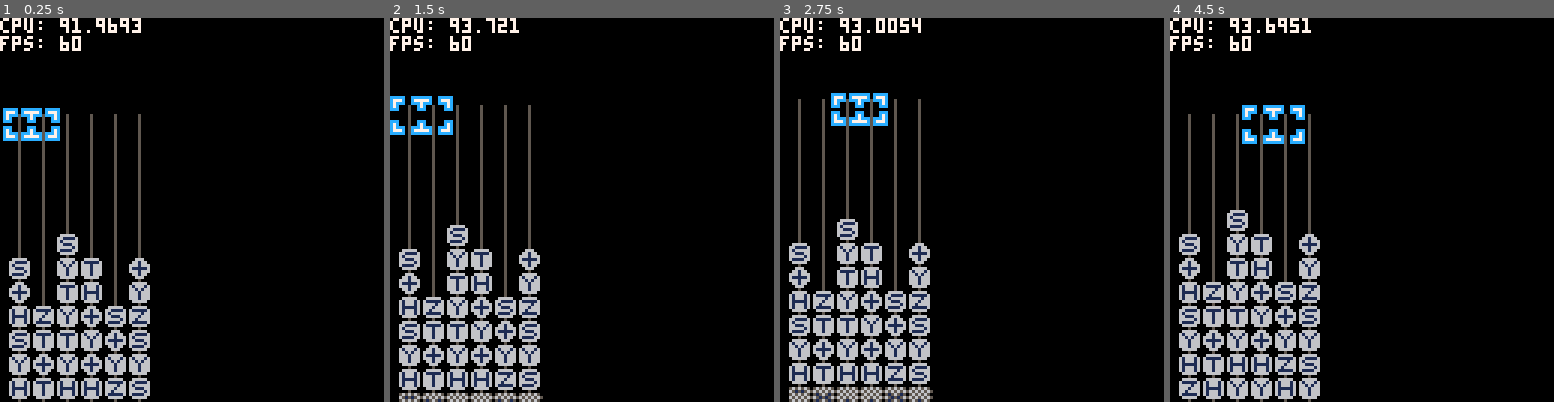
Above: before the commit, frames 1-4 (left to right).
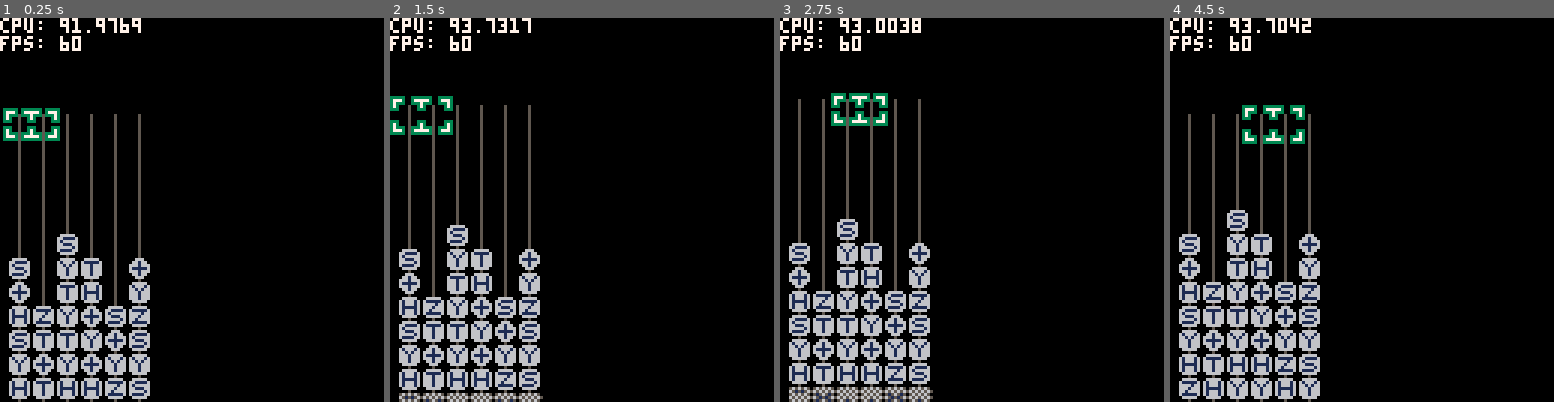
Above: after the commit, the same moments.

Repository: qniapp/quantattack
Game: PICO-8 cartridge qitaev.p8
Same seed, same stepped clock (60 frames per second), same inputs: the game is played once before the commit and once after it.
Inputs:
- Up to frame 1 (0.25 s): no input
- Up to frame 2 (1.5 s): tap X (X key) at 0.33, 1.07 s; tap O (Z key) at 0.7 s
- Up to frame 3 (2.75 s): hold Right 1.6-2.1 s; tap O (Z key) at 1.7, 2.1, 2.5 s; tap X (X key) at 1.85 s; hold Up 2.15-2.42 s; hold Right from 2.47 s (still down)
- Up to frame 4 (4.5 s): tap O (Z key) every 0.4 s from 2.9 to 4.1 s; tap X (X key) at 2.97, 4.08 s; release Right at 3.03 s; hold Left 3.08-3.58 s; hold Down 3.63-3.97 s; hold Right from 4.02 s (still down)

The runs differ from the first frame. In frame 1, 0.8% of the frame differs, in the area x 0-36%, y 0-33%; in frame 2, 0.7%; in frame 3, 0.7%; in frame 4, 0.8%, in the area x 18-37%, y 0-33%.

Commit message:
リファクタリング

Diff:
--- a/qitaev.p8
+++ b/qitaev.p8
@@ -1096,20 +1096,22 @@
     ["middle"] = 67
   },
 
+  _color = colors.dark_green,
+
   new = function(self, x, y, board)
     local c = {
       init = function(self, x, y, board)
         self.x = x
         self.y = y
         self.board = board
-        self._color = colors.dark_green
         self._tick = 0
+        self.warn = false
         self:_change_state("idle")
       end,
 
       move_left = function(self)
         if self.x == 1 then
-          self:flash()
+          self.warn = true
         else
           self.x -= 1
         end
@@ -1117,7 +1119,7 @@
 
       move_right = function(self)
         if self.x == board.cols - 1 then
-          self:flash()
+          self.warn = true
         else
           self.x += 1
         end
@@ -1125,7 +1127,7 @@
 
       move_up = function(self)
         if self.y == 1 then
-          self:flash()
+          self.warn = true
         else
           self.y -= 1
         end
@@ -1133,14 +1135,10 @@
 
       move_down = function(self)
         if self.y == board.rows then
-          self:flash()
+          self.warn = true
         else
           self.y += 1
         end
-      end,
-
-      flash = function(self)
-        self:_change_state("flash")
       end,
 
       update = function(self)
@@ -1200,8 +1198,8 @@
           ybm -= 1
         end
 
-        if self:is_flash() then
-          pal(self._color, colors.red)
+        if self.warn then
+          pal(player_cursor._color, colors.red)
         end
 
         spr(player_cursor._sprites.corner, xtl, ytl - raised_dots)
@@ -1211,17 +1209,13 @@
         spr(player_cursor._sprites.middle, xtm, ytm - raised_dots)
         spr(player_cursor._sprites.middle, xbm, ybm - raised_dots, 1, 1, false, true)
 
-        pal(self._color, self._color)
+        pal(player_cursor._color, player_cursor._color)
       end,
 
       is_idle = function(self)
         return self._state == "idle"
       end,
 
-      is_flash = function(self)
-        return self._state == "flash"
-      end,
-
       is_shrunk = function(self)
         return self._state == "shrunk"
       end,
@@ -1230,13 +1224,13 @@
 
       _change_state = function(self, new_state)
         assert(new_state)
-        assert(new_state == "idle" or new_state == "shrunk" or new_state == "flash")
+        assert(new_state == "idle" or new_state == "shrunk")
 
         if new_state == "idle" then
-          assert(self._state == nil or self:is_shrunk() or self:is_flash())
+          assert(self._state == nil or self:is_shrunk())
         end
         if new_state == "shrunk" then
-          assert(self:is_idle() or self:is_flash())
+          assert(self:is_idle())
         end
 
         self._state = new_state
@@ -1261,6 +1255,7 @@
 
   _sfx = {
     ["move_cursor"] = 0,
+    ["puff"] = 3,
   },
 
   init = function(self)
@@ -1268,15 +1263,14 @@
     self.board = board:new(32, 3)
     self.player_cursor = player_cursor:new(1, 1, self.board)
     self.tick = 0
-    self.num_raise_gates = 0
+    self.dots_gates_raised = 0
+    self.duration_raise_gates = 30 -- 0.5 seconds
   end,
 
   update = function(self, board)
     if self._state == "solo" then
       self:_handle_button_events()
 
-      self.player_cursor:update()
-
       self.board:reduce()
       self.board:drop_gates()
       self.board:update_gates()
@@ -1284,34 +1278,10 @@
       self:_create_gate_drop_particles()
       self:_create_gate_puff_particles()
 
-      local left_gate = self.board.gate[self.player_cursor.x][self.player_cursor.y]
-      local right_gate = self.board.gate[self.player_cursor.x + 1][self.player_cursor.y]
-      if not self.board:is_swappable(left_gate, right_gate) then
-        self.player_cursor:flash()
-      end
-
-      if self.tick == 30 then
-        if #self.board:gates_in_action() == 0 then
-          self.num_raise_gates += 1
-          self.board:raise_one_dot()
-          if self.num_raise_gates == 8 then
-            if self.board:is_game_over() then
-              self._state = "game over"
-              cursor(74, 50)
-              color(colors.red)
-              print("game over")
-              cursor(57, 58)
-              color(colors.white)
-              print("press ❎ to replay")
-            else
-              self.num_raise_gates = 0
-              self.board:insert_gates_at_bottom()
-              self.player_cursor:move_up()
-            end
-          end
-        end
-        self.tick = 0
-      end
+      self:_maybe_change_cursor_color()
+      self.player_cursor:update()
+
+      self:_maybe_raise_gates()
 
       puff_particle:update()
       dropping_particle:update()
@@ -1350,52 +1320,91 @@
     if btnp(game._button.x) then
       local swapped = self.board:swap(self.player_cursor.x, self.player_cursor.x + 1, self.player_cursor.y)
       if swapped == false then
-        self.player_cursor:flash()
+        self.player_cursor.warn = true
       end
     end
+  end,
+
+  _maybe_change_cursor_color = function(self)
+    local left_gate = self.board.gate[self.player_cursor.x][self.player_cursor.y]
+    local right_gate = self.board.gate[self.player_cursor.x + 1][self.player_cursor.y]
+
+    self.player_cursor.warn = not self.board:is_swappable(left_gate, right_gate)
+  end,
+
+  _maybe_raise_gates = function(self)
+    if self.tick == self.duration_raise_gates then
+      if #self.board:gates_in_action() == 0 then
+        self.dots_gates_raised += 1
+        self.board:raise_one_dot()
+
+        if self.dots_gates_raised == quantum_gate.size then
+          if self.board:is_game_over() then
+            self._state = "game over"
+            cursor(74, 50)
+            color(colors.red)
+            print("game over")
+            cursor(57, 58)
+            color(colors.white)
+            print("press ❎ to replay")
+          else
+            self.dots_gates_raised = 0
+            self.board:insert_gates_at_bottom()
+            self.player_cursor:move_up()
+          end
+        end
+      end
+      self.tick = 0
+    end
+  end,
+
+  _screen_x = function(self, board_x)
+    return self.board.left + (board_x - 1) * quantum_gate.size
+  end,
+
+  _screen_y = function(self, board_y)
+    return self.board.top + (board_y - 1) * quantum_gate.size
   end,
 
   _create_gate_drop_particles = function(self)
     local bottommost_gates = self.board:bottommost_gates_of_fallen_gates()
 
     foreach(bottommost_gates, function(each)
-      -- todo: 座標を計算する関数は _game の中にまとめておく
-      local x = self.board.left + (each.x - 1) * quantum_gate.size
-      local y = self.board.top + (each.y - 1) * quantum_gate.size
-
-      -- todo: rnd(quantum_gate.size) でバラつきを自動的に与える
-      dropping_particle:create(x + 1, y + 7, 0, colors.white)
-      dropping_particle:create(x + 3, y + 7, 0, colors.white)
-      dropping_particle:create(x + 5, y + 7, 0, colors.white)
+      local x = self:_screen_x(each.x)
+      local y = self:_screen_y(each.y)
+
+      -- todo: ちっちゃい煙を出すように変更
+      dropping_particle:create(x + flr(rnd(quantum_gate.size)), y + quantum_gate.size, 0, colors.white)
+      dropping_particle:create(x + flr(rnd(quantum_gate.size)), y + quantum_gate.size, 0, colors.white)
+      dropping_particle:create(x + flr(rnd(quantum_gate.size)), y + quantum_gate.size, 0, colors.white)
     end)
 
     if #bottommost_gates > 0 then
-      -- todo: 定数で名前をつける
+      -- todo: ハなあヒˇぬネ▒せハ…♪ハ웃♪をつける
       sfx(1)
     end
   end,
 
   _create_gate_puff_particles = function(self)
     foreach(self.board:gates_to_puff(), function(each)
-      local px = self.board.left + (each.x - 1) * quantum_gate.size + 3
-      local py = self.board.top + (each.y - 1) * quantum_gate.size + 3
-
-      puff_particle:create(px, py, 3, colors.blue)
-      puff_particle:create(px, py, 3, colors.blue)
-      puff_particle:create(px, py, 2, colors.blue)
-      puff_particle:create(px, py, 2, colors.blue)
-      puff_particle:create(px, py, 2, colors.blue)
-      puff_particle:create(px, py, 2, colors.blue)
-      puff_particle:create(px, py, 2, colors.blue)
-      puff_particle:create(px, py, 2, colors.white)
-      puff_particle:create(px, py, 1, colors.blue)
-      puff_particle:create(px, py, 1, colors.blue)
-      puff_particle:create(px, py, 1, colors.white)
-      puff_particle:create(px, py, 1, colors.white)
-      puff_particle:create(px, py, 0, colors.dark_purple)
-
-      -- todo: 定数で名前をつける
-      sfx(3)
+      local x = self:_screen_x(each.x) + 3
+      local y = self:_screen_y(each.y) + 3
+
+      puff_particle:create(x, y, 3, colors.blue)
+      puff_particle:create(x, y, 3, colors.blue)
+      puff_particle:create(x, y, 2, colors.blue)
+      puff_particle:create(x, y, 2, colors.blue)
+      puff_particle:create(x, y, 2, colors.blue)
+      puff_particle:create(x, y, 2, colors.blue)
+      puff_particle:create(x, y, 2, colors.blue)
+      puff_particle:create(x, y, 2, colors.light_grey)
+      puff_particle:create(x, y, 1, colors.blue)
+      puff_particle:create(x, y, 1, colors.blue)
+      puff_particle:create(x, y, 1, colors.light_grey)
+      puff_particle:create(x, y, 1, colors.light_grey)
+      puff_particle:create(x, y, 0, colors.dark_purple)
+
+      sfx(self._sfx.puff)
     end)
   end,
 
@@ -1465,11 +1474,11 @@
 00000000000000000000000000000000000000000000000000000000000000000000000000000000000000000000000000000000000000000000000000000000
 50505050000500000000000000000000000000000000000000000000000000000000000000000000000000000000000000000000000000000000000000000000
 05050505000500000000000000000000000000000000000000000000000000000000000000000000000000000000000000000000000000000000000000000000
-505050500005000000ccccc0ccccccc0000000000000000000000000000000000000000000000000000000000000000000000000000000000000000000000000
-050505050005000000c777c0c77777c0000000000000000000000000000000000000000000000000000000000000000000000000000000000000000000000000
-505050500005000000c7ccc0ccc7ccc0000000000000000000000000000000000000000000000000000000000000000000000000000000000000000000000000
-050505050005000000c7c00000c7c000000000000000000000000000000000000000000000000000000000000000000000000000000000000000000000000000
-505050500005000000ccc00000ccc000000000000000000000000000000000000000000000000000000000000000000000000000000000000000000000000000
+50505050000500000033333033333330000000000000000000000000000000000000000000000000000000000000000000000000000000000000000000000000
+05050505000500000037773037777730000000000000000000000000000000000000000000000000000000000000000000000000000000000000000000000000
+50505050000500000037333033373330000000000000000000000000000000000000000000000000000000000000000000000000000000000000000000000000
+05050505000500000037300000373000000000000000000000000000000000000000000000000000000000000000000000000000000000000000000000000000
+50505050000500000033300000333000000000000000000000000000000000000000000000000000000000000000000000000000000000000000000000000000
 05050505000500000000000000000000000000000000000000000000000000000000000000000000000000000000000000000000000000000000000000000000
 
 
